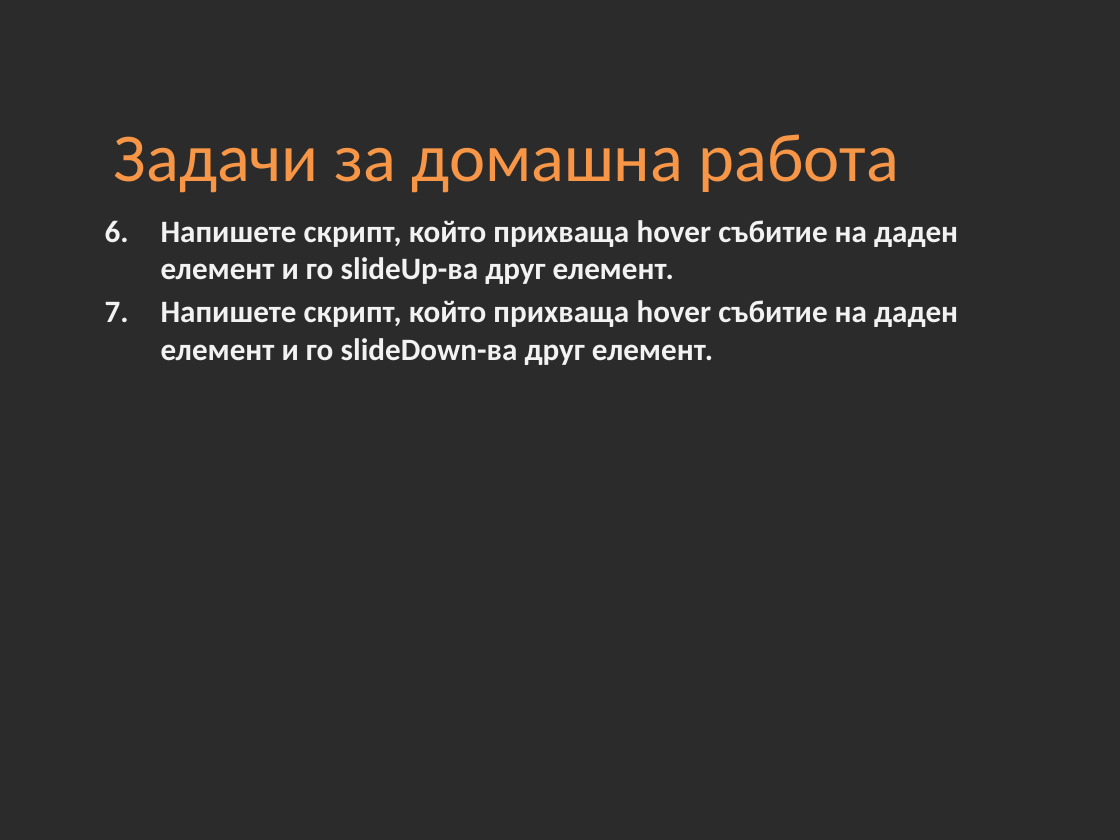
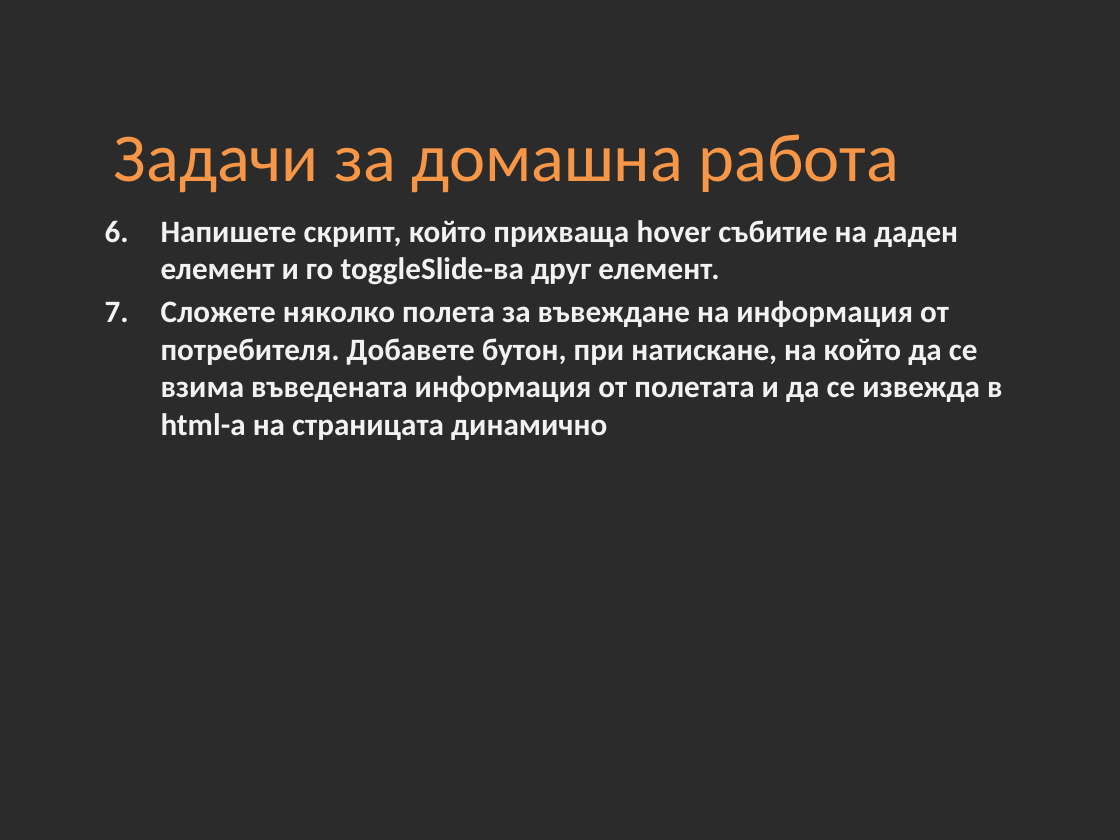
Before and after one commit to Academy-Soft-Intellect/Front-End-Course, a slide deck: slide 29 of 13-jQuery/13-jQuery.pptx. Drawn at 1120x840 pixels with LibreOffice and Linux fonts; fonts in the diff are those of the drawing; background and template pictures are left out; a plain dark background stands for a picture behind light text. Boxes give left, top, right and bottom in pixels: in the first picture for what was removed or moved away, otherwise in the second. Text is boxed around its words. In the diff, an @@ line names an element or a change of style, - is before the commit and + after.

Commit message:
homework update

```diff
--- a/13-jQuery/13-jQuery.pptx
+++ b/13-jQuery/13-jQuery.pptx
@@ text at <box>161,220,1002,440</box>: text changed @@
-6. Напишете скрипт, който прихваща hover събитие на даден елемент и го slideUp-ва друг елемент.
-7. Напишете скрипт, който прихваща hover събитие на даден елемент и го slideDown-ва друг елемент.
+6. Напишете скрипт, който прихваща hover събитие на даден елемент и го toggleSlide-ва друг елемент.
+7. Сложете няколко полета за въвеждане на информация от потребителя. Добавете бутон, при натискане, на който да се взима въведената информация от полетата и да се извежда в html-а на страницата динамично
```
